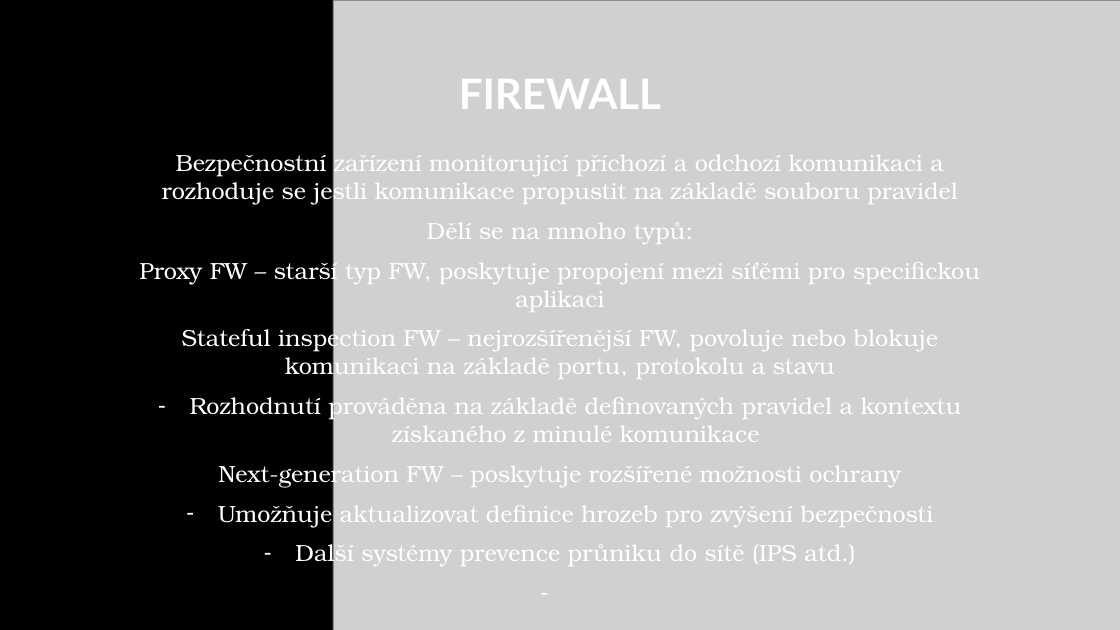
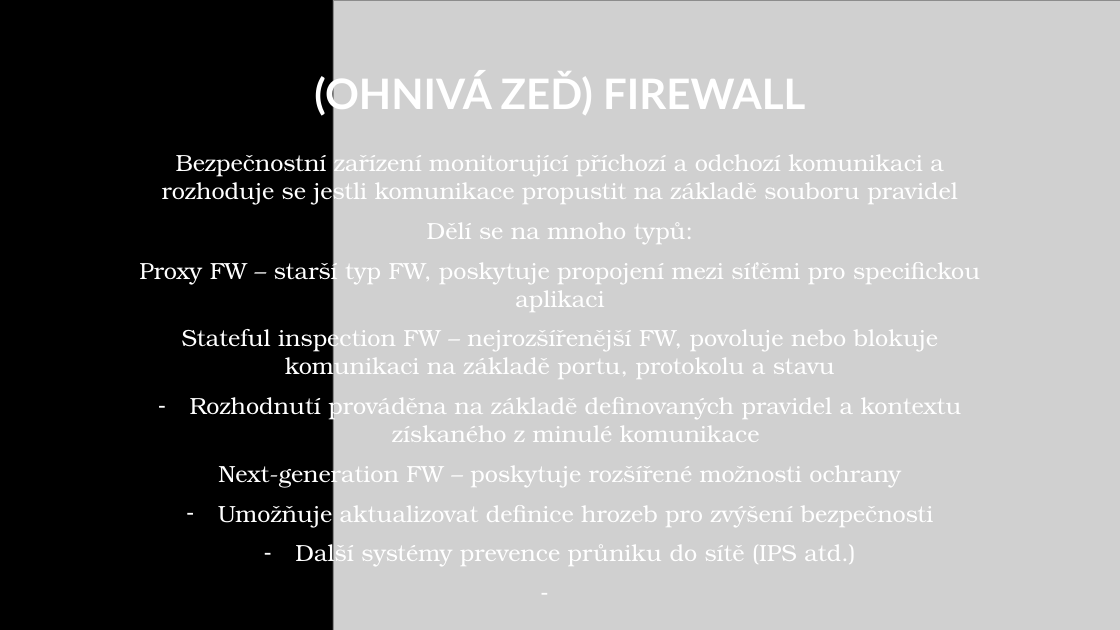
Before and after one commit to Meetsys128/SuperKulisarna-2-Knucles, a slide deck: slide 8 of prezentaceops.pptx. Drawn at 1120x630 pixels with LibreOffice and Linux fonts; fonts in the diff are those of the drawing; grey boxes stand for pictures. Boxes give left, top, right and bottom in pixels: in the first picture for what was removed or moved away, otherwise in the second. Text is boxed around its words. In the diff, an @@ line names an element or a change of style, - is before the commit and + after.

```diff
--- a/prezentaceops.pptx
+++ b/prezentaceops.pptx
@@ title at <box>314,73,805,117</box>: text changed @@
-FIREWALL
+(OHNIVÁ ZEĎ) FIREWALL
```
Also in this commit, not shown: 4 other slides changed.
